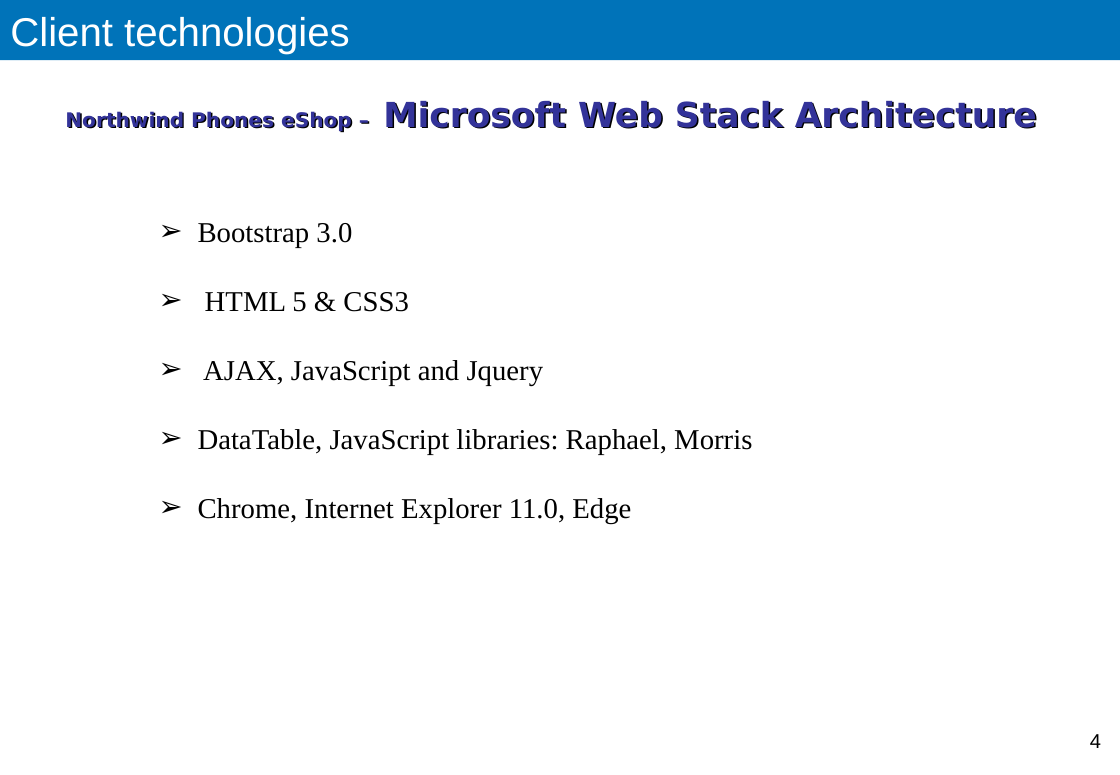
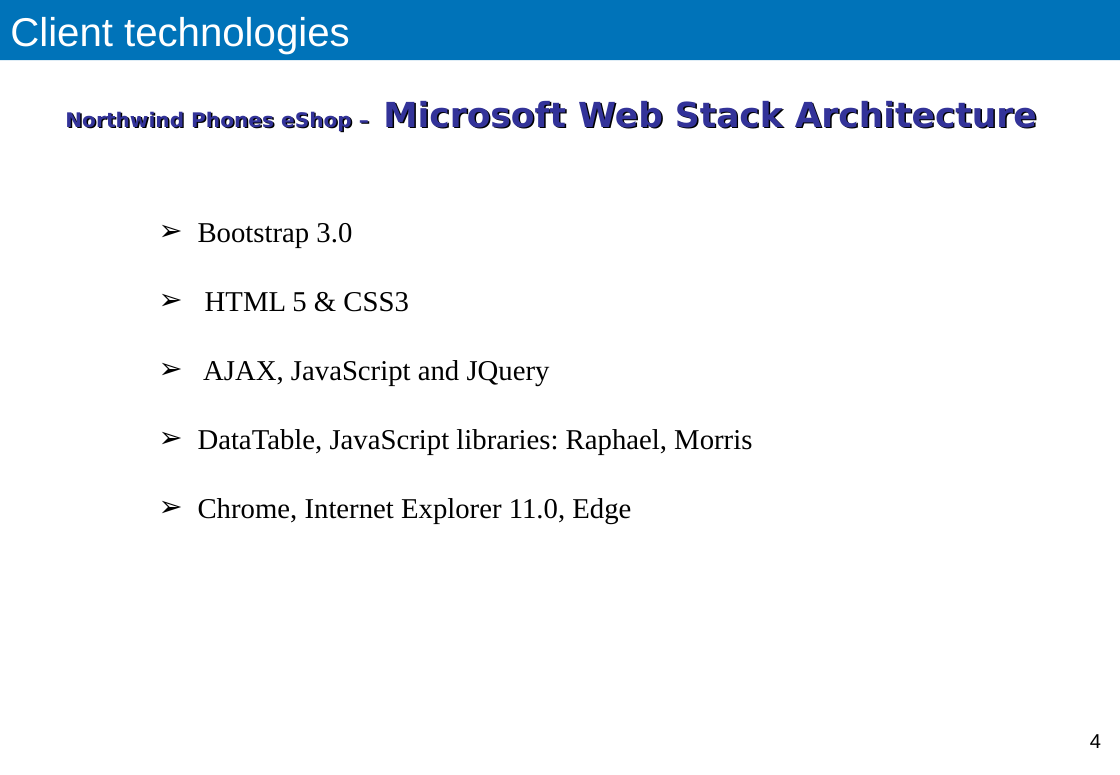
Before and after one commit to sorryb/Northwind, a slide deck: slide 4 of Documents/Application.Architecture.pptx. Drawn at 1120x775 pixels with LibreOffice and Linux fonts; fonts in the diff are those of the drawing. Boxes give left, top, right and bottom in pixels: in the first picture for what was removed or moved away, otherwise in the second. Text is boxed around its words. In the diff, an @@ line names an element or a change of style, - is before the commit and + after.

Commit message:
prezentare

```diff
--- a/Documents/Application.Architecture.pptx
+++ b/Documents/Application.Architecture.pptx
@@ text at <box>203,360,550,386</box>: text changed @@
-➢ AJAX, JavaScript and Jquery
+➢ AJAX, JavaScript and JQuery
```
